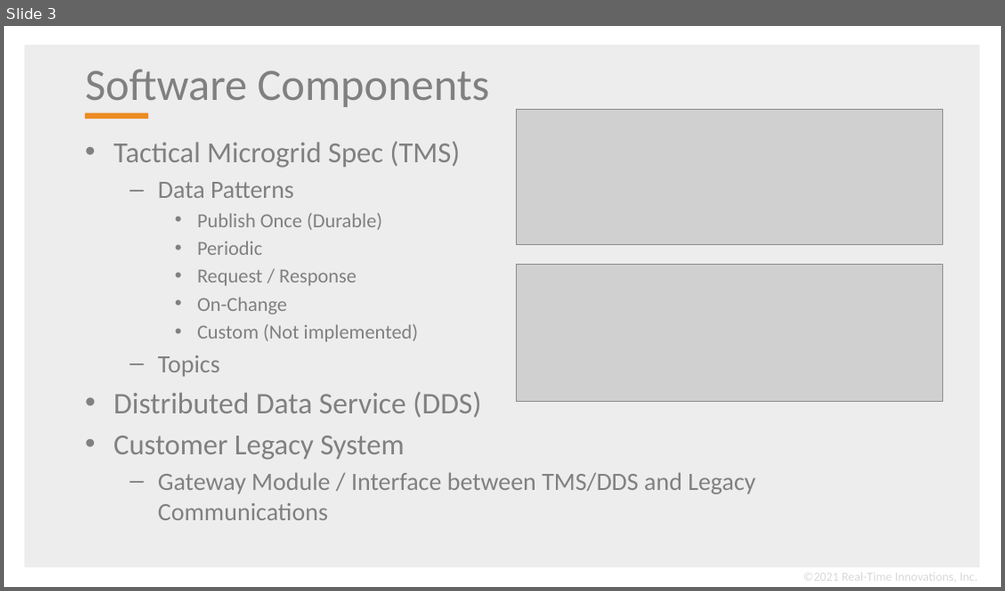
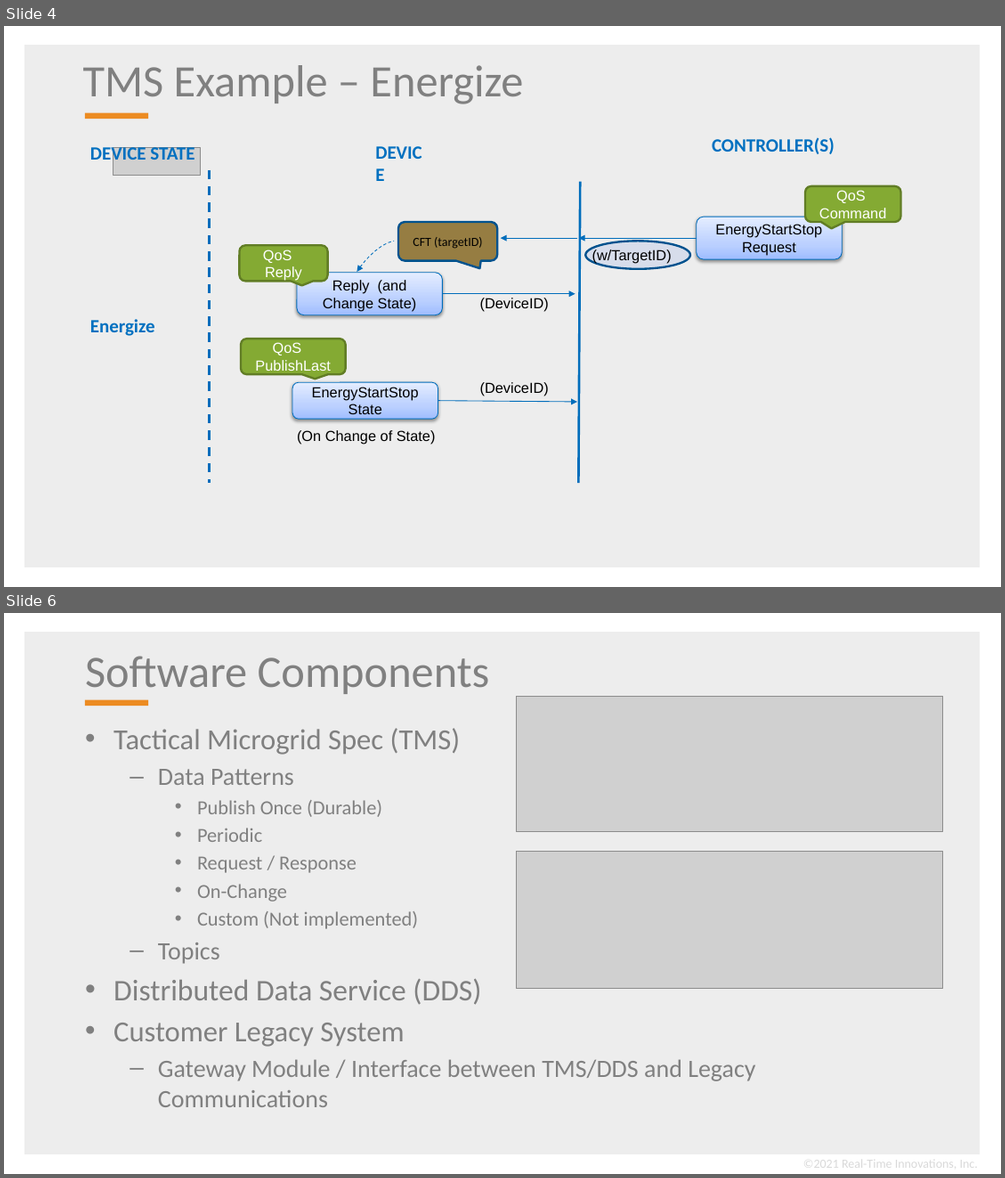
Before and after one commit to psmass/tms, a slide deck: tmsExample.pptx. Shown one above the other, each under a label of ours: slide 3 before the commit, slides 4 and 6 after it; the slides between them are not shown. The pictures are 1005x591 and 1005x1178 pixels, drawn with LibreOffice and Linux fonts; fonts in the diff are those of the drawing; grey boxes stand for pictures; background and template pictures are left out. Boxes give left, top, right and bottom in pixels: in the first picture for what was removed or moved away, otherwise in the second. Text is boxed around its words. In the diff, an @@ line names an element or a change of style, - is before the commit and + after.

```diff
--- a/tmsExample.pptx
+++ b/tmsExample.pptx
@@ slide 4 added at [4,26,1001,587], background #FFFFFF; not listed: 2 template elements that a slide beside it also shows @@
@@ title added at [83,65,523,104], 43.2 pt, text #808080 @@
+TMS Example – Energize
@@ text added at [90,147,194,166], 18 pt, text #0070C0, bold @@
+DEVICE STATE
@@ picture added at [113,147,200,176] @@
@@ text added at [368,136,437,162], 18 pt, text #0070C0, bold @@
+DEVICE
@@ text added at [712,137,834,154], 18 pt, text #0070C0, bold @@
+CONTROLLER(S)
@@ line added from (210, 169) to (210, 483), #006EBC 2.25 pt dashed @@
@@ line added from (581, 182) to (578, 483), #006EBC 2.25 pt @@
@@ rounded speech box added at [806,186,901,222], fill #84AA33, outline #627E26 2 pt, 14 pt, text #FFFFFF @@
+QoS Command
@@ arc (boxed as its full ellipse) added at [326,228,428,348], outline #006EBC 0.75 pt dashed @@
@@ rounded speech box added at [398,222,497,261], fill #967D42, outline #00538E 2 pt, 12 pt, text #000000 @@
+CFT (targetID)
@@ arrow added from (577, 238) to (501, 238), #006EBC 0.75 pt @@
@@ rounded speech box added at [240,245,328,281], fill #84AA33, outline #627E26 2 pt, 14 pt, text #FFFFFF @@
+QoS Reply
@@ group added at [579,216,842,268]: 1 ellipse, 1 rounded rectangle, 1 arrow, 1 text @@
+EnergyStartStop Request
+(w/TargetID)
@@ rounded rectangle added at [297,272,443,314], fill gradient #A0BEFF to #BCD0FF to #E5EDFF, outline #006EBC 0.75 pt, 14 pt, text #000000 @@
+Reply (and Change State)
@@ text added at [90,319,155,336], 18 pt, text #0070C0, bold @@
+Energize
@@ arrow added from (442, 294) to (575, 294), #006EBC 0.75 pt @@
@@ text added at [480,297,549,311], 14 pt, text #000000 @@
+(DeviceID)
@@ rounded speech box added at [241,338,346,375], fill #84AA33, outline #627E26 2 pt, 14 pt, text #FFFFFF @@
+QoS PublishLast
@@ rounded rectangle added at [292,382,438,418], fill gradient #A0BEFF to #BCD0FF to #E5EDFF, outline #006EBC 0.75 pt, 14 pt, text #000000 @@
+EnergyStartStop State
@@ text added at [480,382,549,396], 14 pt, text #000000 @@
+(DeviceID)
@@ arrow added from (437, 401) to (577, 402), #006EBC 0.75 pt @@
@@ text added at [297,430,436,444], 14 pt, text #000000 @@
+(On Change of State)
@@ what was slide 3 is now slide 6 @@
```
Also in this commit, not shown: 3 other slides added, 1 slide removed, 11 other files.
